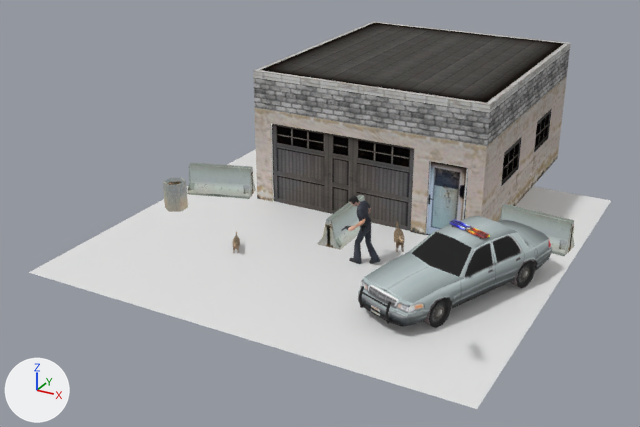
A saved change to the Blender file examples/example0/assets/scene.blend.
The view is the same before and after, from a camera (50 mm lens) standing at (10.3, -20.19, 10.54) and looking at (-0.95, 0.25, 0.32). Arrows for +X, +Y and +Z are at lower left; the lights stay in place.
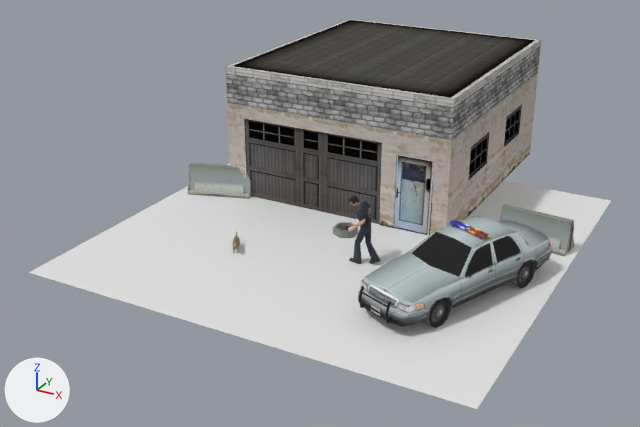
Where the newer file only moved an object's origin or applied its transform, the numbers keep the older frame.

Pixel boxes [x1, y1, x2, y2] of what changed, in the pictures (640 x 427 px):
```json
{"object": "urbangarage512_urbangarage512_0", "change": "moved", "before": [253, 21, 571, 235], "after": [225, 19, 541, 235]}
{"object": "Object_4.001", "change": "recoloured", "before": [500, 204, 574, 256], "after": [500, 204, 574, 256]}
{"object": "Object_4.003", "change": "hidden", "before": [317, 195, 372, 250]}
{"object": "Object_4.002", "change": "mesh moved", "before": [163, 178, 188, 212], "after": [333, 222, 358, 238]}
{"object": "Object_7.001", "change": "hidden", "before": [394, 222, 404, 252]}
```

The change, as JSON lines over the scene's bpy script:
```json
{"op": "add", "block": "mat_barrier", "code": ["mat_barrier = principled_material('barrier')", "mat_barrier.texture = img_image_0_004", "mat_barrier.roughness = 0.821"]}
{"block": "me_object_0_001", "where": "me_object_0_001.from_pydata(...)  # 128 vertices, 62 faces; spans x -0.39..0.39, y -0.99..0.99, z -0.46..0.46"}
{"op": "remove", "block": "me_object_0_001", "code": "me_object_0_001.materials.append(mat_material_001)"}
{"op": "add", "block": "me_object_0_001", "code": "me_object_0_001.materials.append(mat_barrier)  # picture img_image_0_004"}
{"block": "me_object_0_002", "where": "me_object_0_002.from_pydata(...)  # 83 vertices, 44 faces; spans x -0.9..0.9, y -1.03..1.05, z -1.93..0.61"}
{"block": "me_object_0_002", "where": "# used by ob_object_4_002; location = (-5.23, -0.87, 0.67); scale = (0.331, 0.331, 0.331)"}
{"block": "me_object_0_002", "change": "me_object_0_002 part 1: the whole mesh is moved by (15.79, 2.63, -2.02)"}
{"block": "me_object_0_003", "where": "me_object_0_003.from_pydata(...)  # 128 vertices, 62 faces; spans x -0.39..0.39, y -0.99..0.99, z -0.1..0.81"}
{"block": "me_object_0_003", "where": "# used by ob_object_4_003; location = (0.0, 0.0, 0.0)"}
{"op": "remove", "block": "me_object_0_003", "code": "me_object_0_003.materials.append(mat_material_001)"}
{"block": "me_object_0_003", "change": "me_object_0_003 part 2: the whole mesh is moved by (0.0, 0.0, -0.35)"}
{"op": "add", "block": "me_object_0_003", "code": "me_object_0_003.materials.append(mat_barrier)  # picture img_image_0_004"}
{"op": "set", "path": "ob_urbangarage512_urbangarage512_0.location", "old": "(0.97, 4.7, 2.37)", "new": "(0.0, 4.7, 2.37)"}
{"op": "add", "block": "ob_object_7_001", "code": "ob_object_7_001.hide_set(True)"}
{"op": "add", "block": "ob_object_4_003", "code": "ob_object_4_003.hide_set(True)"}
```
